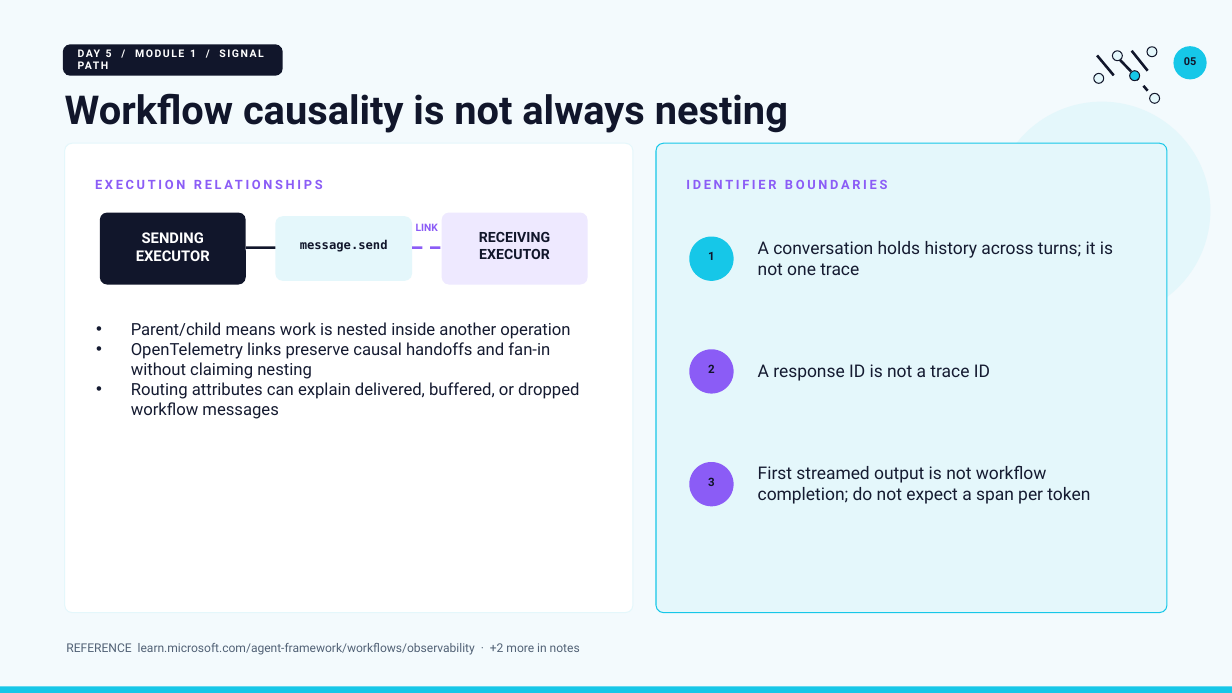
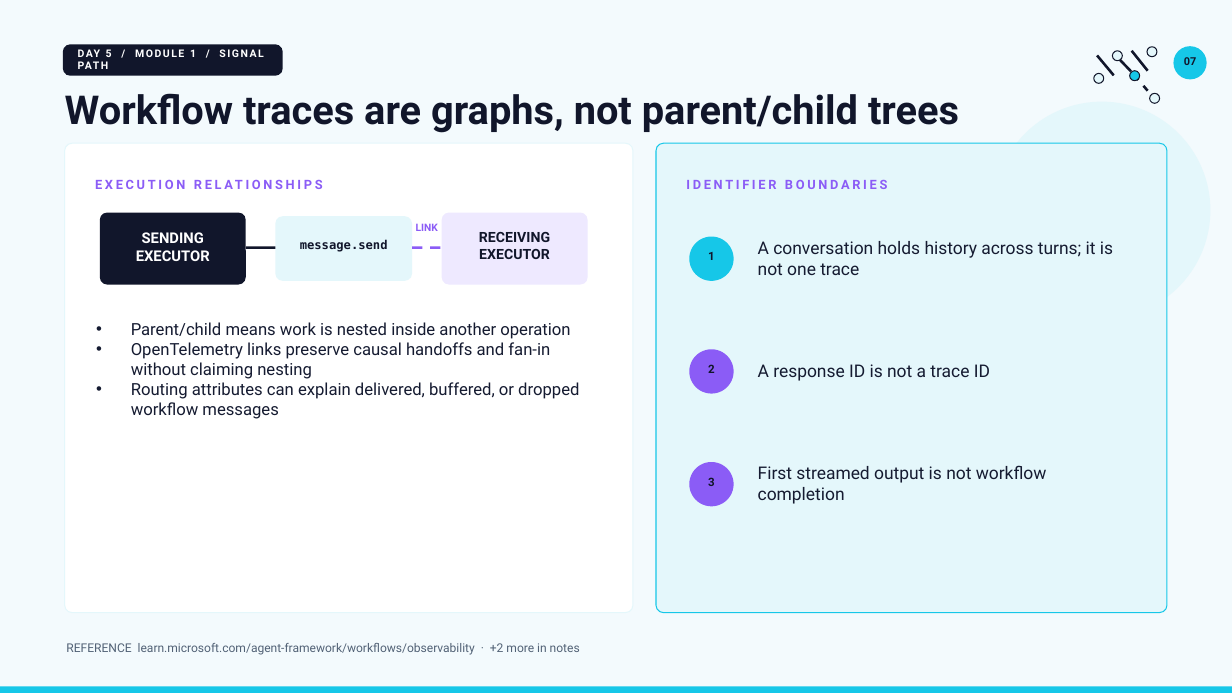
Before and after one commit to JimPiquant/Building-AI-Apps-and-Agents, a slide deck: slide 7 of decks/day5/module-1-observability-tracing.pptx (slide 5 before the commit). Drawn at 1232x693 pixels with LibreOffice and Linux fonts; fonts in the diff are those of the drawing. Boxes give left, top, right and bottom in pixels: in the first picture for what was removed or moved away, otherwise in the second. Text is boxed around its words. In the diff, an @@ line names an element or a change of style, - is before the commit and + after.

```diff
--- a/decks/day5/module-1-observability-tracing.pptx
+++ b/decks/day5/module-1-observability-tracing.pptx
@@ text at [1184,57,1197,65]: text changed @@
-05
+07
@@ text at [65,93,959,133]: text changed @@
-Workflow causality is not always nesting
+Workflow traces are graphs, not parent/child trees
@@ text at [758,465,1047,504]: text changed @@
-First streamed output is not workflow completion; do not expect a span per token
+First streamed output is not workflow completion
```
Also in this commit, not shown: 8 other slides changed, 2 slides added, 9 other files.
